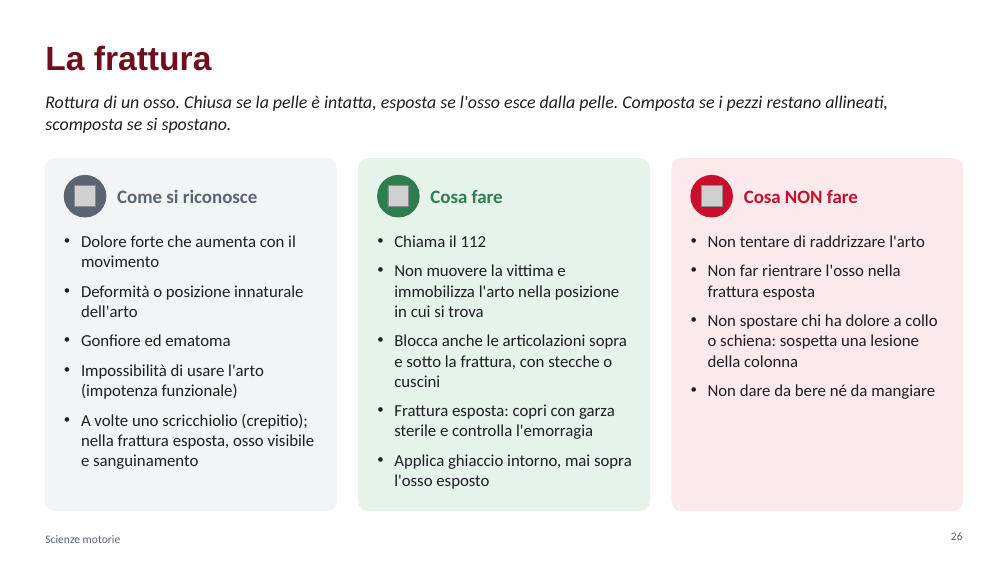
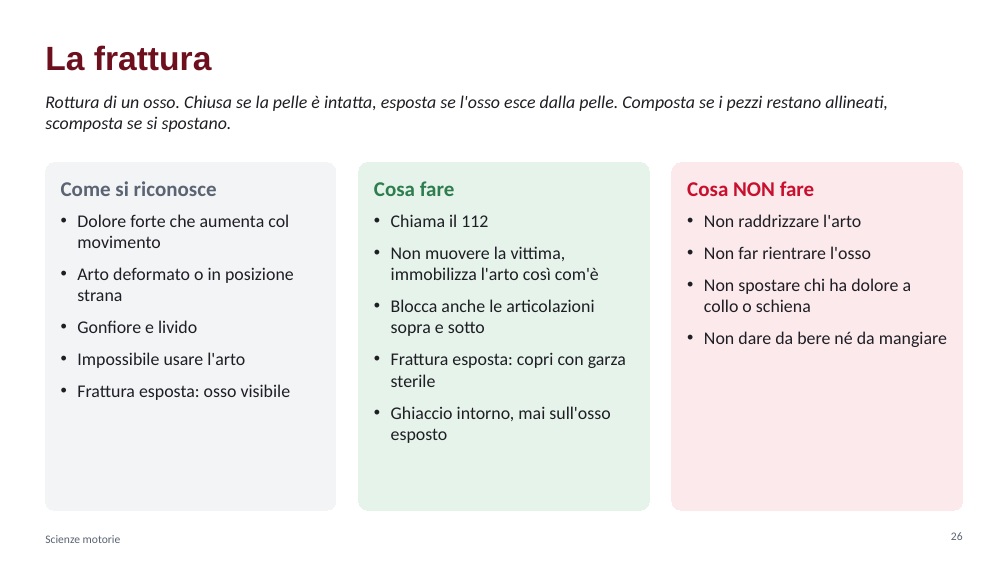
Before and after one commit to krazerrino/ginnastica, a slide deck: slide 26 of Cuore_respiro_e_primo_soccorso.pptx. Drawn at 1008x567 pixels with LibreOffice and Linux fonts; fonts in the diff are those of the drawing; grey boxes stand for pictures. Boxes give left, top, right and bottom in pixels: in the first picture for what was removed or moved away, otherwise in the second. Text is boxed around its words. In the diff, an @@ line names an element or a change of style, - is before the commit and + after.

```diff
--- a/Cuore_respiro_e_primo_soccorso.pptx
+++ b/Cuore_respiro_e_primo_soccorso.pptx
@@ rounded rectangle "Come si riconosce": place and size @@
-rounded rectangle "Come si riconosce" at (45, 159, 336, 510)
+rounded rectangle "Come si riconosce" at (45, 163, 336, 510)
@@ rounded rectangle "Come si riconosce" at (45, 163, 336, 510): outline #F3F4F6 1 pt to #F3F4F6 0.75 pt @@
@@ ellipse removed at (64, 175, 106, 217) @@
@@ rounded rectangle "Cosa fare": place and size @@
-rounded rectangle "Cosa fare" at (394, 235, 632, 489)
+rounded rectangle "Cosa fare" at (358, 163, 649, 510)
@@ rounded rectangle "Cosa fare" at (358, 163, 649, 510): fill none to #E6F3EB; outline none to #E6F3EB 0.75 pt @@
@@ rounded rectangle removed at (358, 159, 649, 510) @@
@@ ellipse removed at (377, 175, 419, 217) @@
@@ rounded rectangle "Cosa NON fare": place and size @@
-rounded rectangle "Cosa NON fare" at (708, 235, 937, 399)
+rounded rectangle "Cosa NON fare" at (672, 163, 963, 510)
@@ rounded rectangle "Cosa NON fare" at (672, 163, 963, 510): fill none to #FBE9EC; outline none to #FBE9EC 0.75 pt @@
@@ rounded rectangle removed at (672, 159, 963, 510) @@
@@ ellipse removed at (691, 175, 733, 217) @@
@@ text in rounded rectangle at (61, 181, 294, 400): text added @@
+Come si riconosce
+• Dolore forte che aumenta col movimento
+• Arto deformato o in posizione strana
+• Gonfiore e livido
+• Impossibile usare l'arto
+• Frattura esposta: osso visibile
@@ picture removed at (75, 186, 96, 207) @@
@@ text removed at (117, 190, 258, 203) @@
-Come si riconosce
@@ text in rounded rectangle at (374, 181, 454, 196): paragraph added @@
+Cosa fare
@@ picture removed at (388, 186, 409, 207) @@
@@ text removed at (430, 190, 503, 203) @@
-Cosa fare
@@ text in rounded rectangle at (687, 181, 912, 312): text changed; size 16 to 17 pt @@
-• Non tentare di raddrizzare l'arto
-• Non far rientrare l'osso nella frattura esposta
-• Non spostare chi ha dolore a collo o schiena: sospetta una lesione della colonna
+Cosa NON fare
+• Non raddrizzare l'arto
+• Non far rientrare l'osso
+• Non spostare chi ha dolore a collo o schiena
@@ picture removed at (702, 186, 723, 207) @@
@@ text removed at (744, 190, 858, 203) @@
-Cosa NON fare
@@ text removed at (81, 235, 315, 469) @@
-• Dolore forte che aumenta con il movimento
-• Deformità o posizione innaturale dell'arto
-• Gonfiore ed ematoma
-• Impossibilità di usare l'arto (impotenza funzionale)
-• A volte uno scricchiolio (crepitio); nella frattura esposta, osso visibile e sanguinamento
@@ text in rounded rectangle at (391, 214, 488, 227): size 16 to 17 pt in "Chiama il 112"; more space between paragraphs @@
@@ text in rounded rectangle at (391, 246, 626, 443): text changed; size 16 to 17 pt @@
-• Non muovere la vittima e immobilizza l'arto nella posizione in cui si trova
-• Blocca anche le articolazioni sopra e sotto la frattura, con stecche o cuscini
-• Frattura esposta: copri con garza sterile e controlla l'emorragia
-• Applica ghiaccio intorno, mai sopra l'osso esposto
+• Non muovere la vittima, immobilizza l'arto così com'è
+• Blocca anche le articolazioni sopra e sotto
+• Frattura esposta: copri con garza sterile
+• Ghiaccio intorno, mai sull'osso esposto
@@ text in rounded rectangle at (704, 331, 947, 347): size 16 to 17 pt in "Non dare da bere né da mangiare"; more space between paragraphs @@
```
Also in this commit, not shown: 36 other slides changed, 1 other file.
